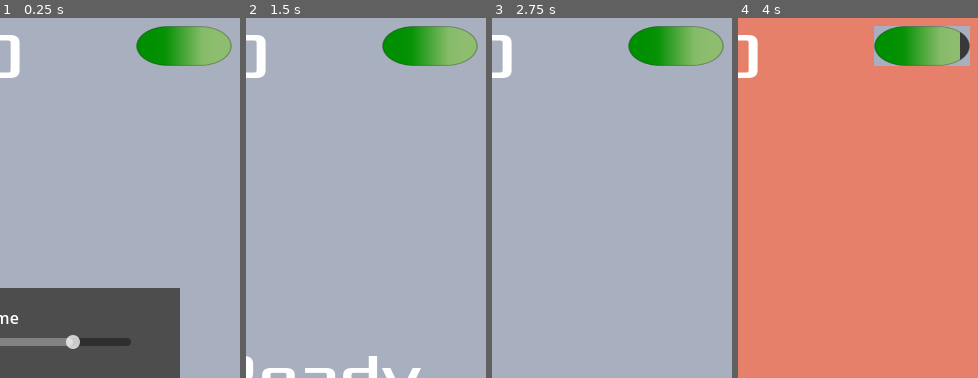
Above: before the commit, frames 1-4 (left to right).
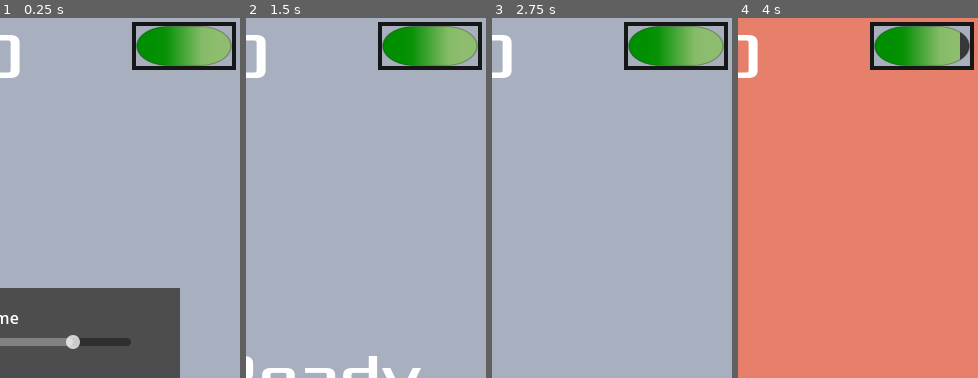
Above: after the commit, the same moments.

Repository: ArcanumDieM/DodgeTheCreepsTutorial
Game: Godot game, scene res://main.tscn
Same seed, same stepped clock (60 frames per second), same inputs: the game is played once before the commit and once after it.
Inputs (mouse positions are % of the whole screen's width and height, from its top left):
- Up to frame 1 (0.25 s): no input
- Up to frame 2 (1.5 s): click "START" at 0.5 s; tap Enter at 1.25 s; move the mouse to (72, 45) at 1.27 s; hold Right (move_right) from 1.28 s (still down)
- Up to frame 3 (2.75 s): move the mouse to (30, 55) at 2.02 s; release Right (move_right) at 2.03 s; hold Down (move_down) from 2.03 s (still down)
- Up to frame 4 (4 s): move the mouse to (60, 28) at 2.77 s; release Down (move_down) at 2.78 s; hold Right (move_right) 2.78-3.53 s; move the mouse to (45, 70) at 3.52 s; hold Up (move_up) from 3.53 s (still down)
The pictures show only the part of the screen within x 50-100%, y 0-50%; the shares and areas given below are measured in that part.

The runs differ from the first frame. In frame 1, 1.3% of the frame differs, in the area x 55-99%, y 1-15%; in frame 2, 1.3%; in frame 3, 1.3%; in frame 4, 1.3%.

Commit message:
Lifebar border

Diff:
--- a/hud.tscn
+++ b/hud.tscn
@@ -175,6 +175,17 @@
 offset_bottom = -1.04002
 text = "Save and close"
 
+[node name="LifeBarBorder" type="ColorRect" parent="."]
+anchors_preset = 1
+anchor_left = 1.0
+anchor_right = 1.0
+offset_left = -108.0
+offset_top = 4.0
+offset_right = -4.0
+offset_bottom = 52.0
+grow_horizontal = 0
+color = Color(0.0885599, 0.0885599, 0.0885599, 1)
+
 [node name="LifeBar" type="TextureProgressBar" parent="."]
 anchors_preset = 1
 anchor_left = 1.0
